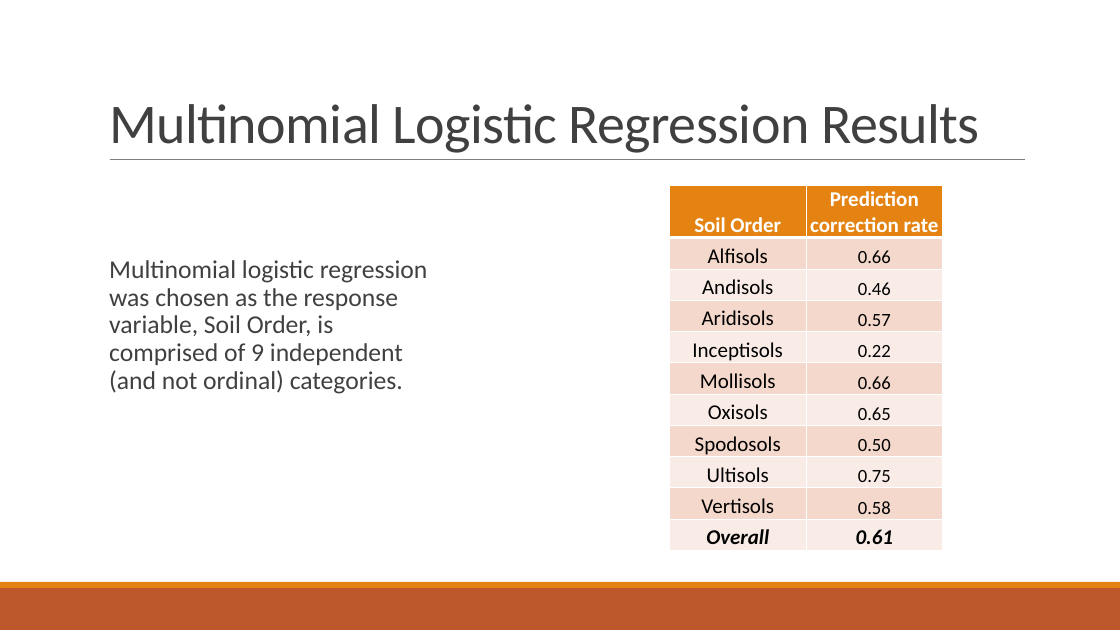
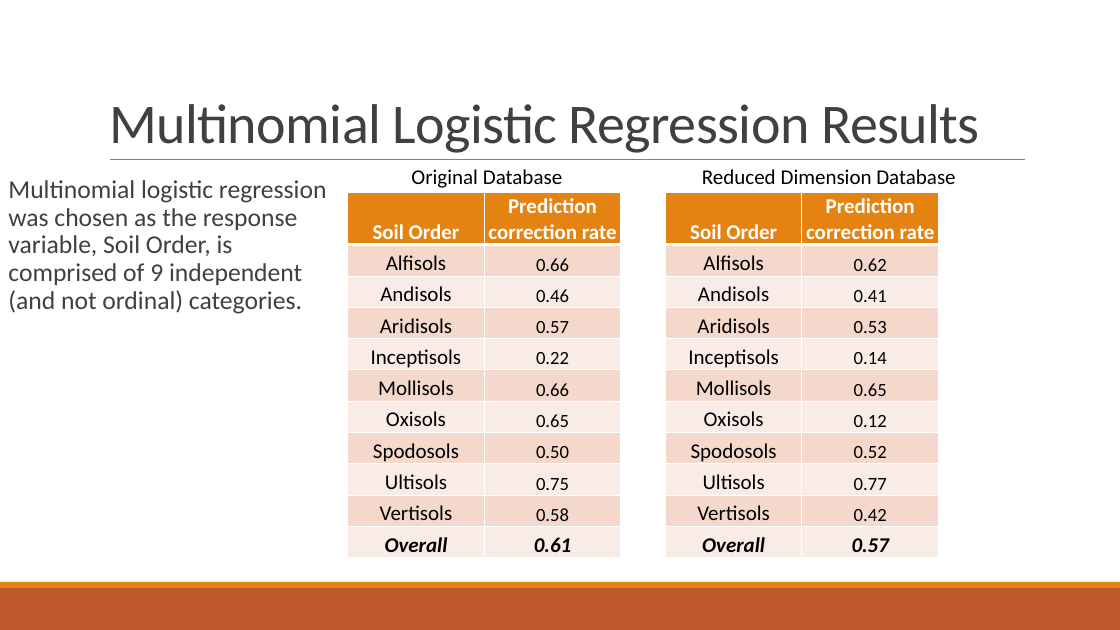
Before and after one commit to MLBartley/DataMiningCourse, a slide deck: slide 8 of Project1Slides.pptx. Drawn at 1120x630 pixels with LibreOffice and Linux fonts; fonts in the diff are those of the drawing. Boxes give left, top, right and bottom in pixels: in the first picture for what was removed or moved away, otherwise in the second. Text is boxed around its words. In the diff, an @@ line names an element or a change of style, - is before the commit and + after.

Commit message:
slides

```diff
--- a/Project1Slides.pptx
+++ b/Project1Slides.pptx
@@ text "Multinomial logistic regression was chosen ...": place and size @@
-text "Multinomial logistic regression was chosen ..." at <box>109,260,428,394</box>
+text "Multinomial logistic regression was chosen ..." at <box>8,180,327,314</box>
@@ text added at <box>411,169,562,188</box>, 18 pt, text #000000 @@
+Original Database
@@ text added at <box>702,169,955,184</box>, 18 pt, text #000000 @@
+Reduced Dimension Database
@@ table: place and size @@
-table at <box>670,186,944,550</box>
+table at <box>348,192,622,557</box>
@@ table added at <box>665,192,939,557</box>, 11 rows, 2 columns @@
+Soil Order | Prediction correction rate
+Alfisols | 0.62
+Andisols | 0.41
+Aridisols | 0.53
+Inceptisols | 0.14
+Mollisols | 0.65
+Oxisols | 0.12
+Spodosols | 0.52
+Ultisols | 0.77
+Vertisols | 0.42
+Overall | 0.57
```
Also in this commit, not shown: 5 other slides changed.
